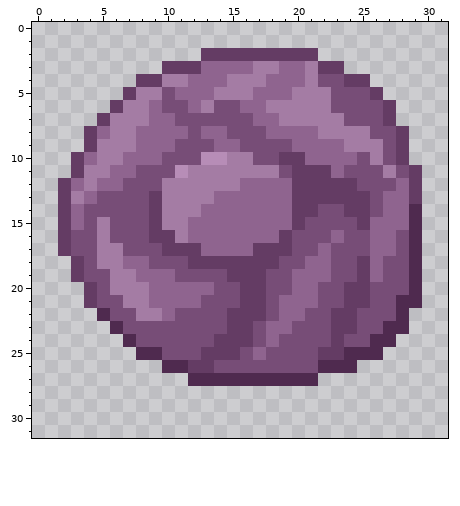
Two states of a pixel-art sprite, textures/items/chorus_fruit_popped.png. The picture above was drawn from the file before the commit.
The file is 32x32 pixels. Colours within 5 levels of each other are drawn and written as one.
And afterwards:
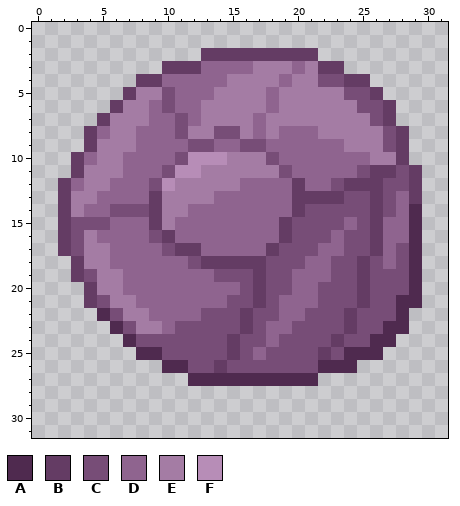
Palette (. is transparent): A #4f2a4f  B #643c64  C #774d77  D #8f648f  E #a47ca4  F #b78db7
From old to new:
y 3: x 19 D -> E
y 4: x 10..11 EE -> DD; x 18 D -> E; x 20 D -> E
y 5: x 17 D -> E; x 19 D -> E; x 23 C -> E
y 6: x 11 C -> D; x 14..18 CCDDE -> EEEED; x 23..24 CC -> EE
y 7: x 12..16 CCCCC -> DEEEE; x 18 D -> E; x 24..25 CC -> EE
y 8: x 11..14 DCDD -> CEEC; x 16..18 CCD -> EDE; x 26 C -> E
y 9: x 11 C -> D; x 18..19 CC -> DD
y 10: x 10 C -> D; x 12 C -> F; x 17 C -> E; x 19..20 BB -> DD; x 25 C -> D; x 27 C -> E
y 11: x 6 D -> E; x 8..9 CC -> DD; x 12 E -> F; x 20..22 BBB -> DDD; x 24 C -> D; x 26..27 CE -> BB
y 12: x 5 D -> E; x 7..8 CC -> DD; x 10 E -> F; x 21..23 BBB -> DDC; x 25..26 CC -> BB; x 28 D -> C
y 13: x 4..8 DCCCC -> EDDDD; x 24..27 BBCD -> CCBC
y 14: x 3..5 DCC -> EDD; x 12 E -> D; x 21 B -> C; x 24..27 BBCD -> CCBC
y 15: x 3 D -> C; x 5..8 ECCC -> CDDD; x 11 E -> D; x 19..20 DB -> BC; x 24..26 CBD -> DCB
y 16: x 4..9 CECCCB -> EDDDDC; x 11 E -> D; x 26 D -> B; x 28 C -> D
y 17: x 4 C -> E; x 6..10 ECCCB -> DDDDC; x 17 B -> D; x 19 B -> C; x 23 C -> D; x 26 D -> B
y 18: x 4 C -> E; x 6 E -> D; x 9..12 CCCB -> DDDC; x 18 B -> C; x 26..27 DC -> CD
y 19: x 5 C -> E; x 7 E -> D; x 11..13 CCC -> DDD; x 15..16 BB -> CC; x 26 D -> C
y 20: x 5 C -> E; x 7..8 EE -> DD; x 14..16 CCB -> DDC; x 24 B -> C
y 21: x 6 C -> E; x 8 E -> D; x 13..14 CC -> DD; x 16 B -> C; x 24 B -> C
y 22: x 7 C -> E; x 9 E -> D; x 11..12 CC -> DD; x 15 B -> C; x 17 B -> C; x 23 B -> C
y 23: x 8..10 CCC -> EED; x 15 B -> C; x 23 B -> C
y 24: x 14 B -> C; x 16 B -> C
y 25: x 13..14 BB -> CC; x 23 B -> C
y 26: x 12..14 BBC -> CCB
Boxes around the changes in both pictures, in picture pixels (x1, y1, x2, y2):
changed: (71, 61, 409, 373)
